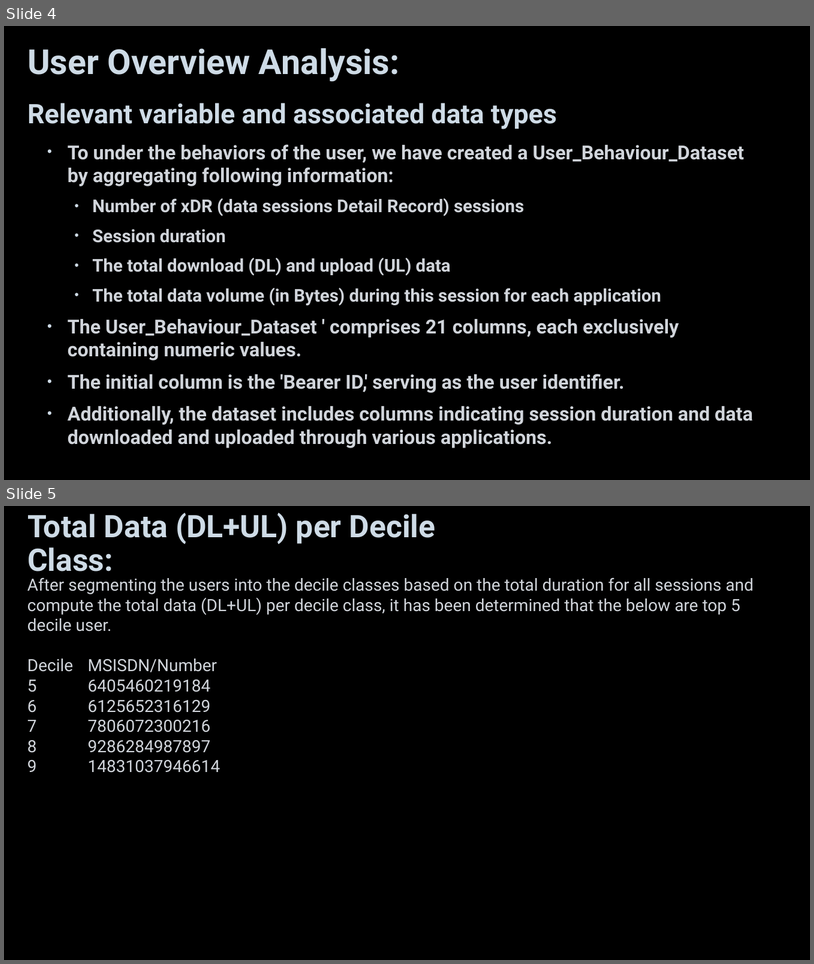
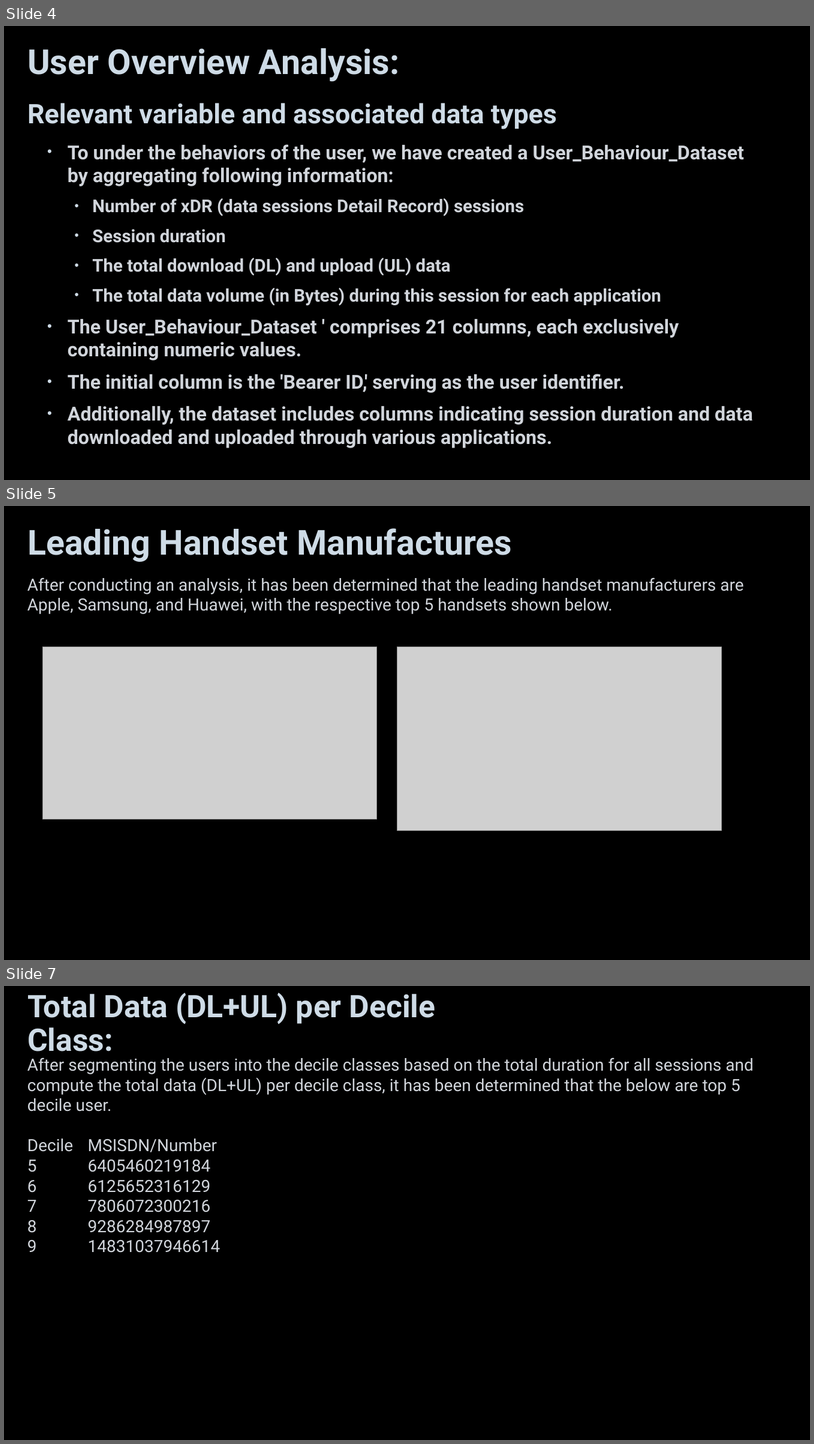
Before and after one commit to gauravkdwivedi/Next-Hike-Project-1, a slide deck: NextHike Project 5/Next Hike Project 5.pptx. Shown one above the other, each under a label of ours: slides 4 and 5 before the commit, slides 4, 5 and 7 after it; the slides between them are not shown. The pictures are 814x964 and 814x1444 pixels, drawn with LibreOffice and Linux fonts; fonts in the diff are those of the drawing; grey boxes stand for pictures; background and template pictures are left out. Boxes give left, top, right and bottom in pixels: in the first picture for what was removed or moved away, otherwise in the second. Text is boxed around its words. In the diff, an @@ line names an element or a change of style, - is before the commit and + after.

```diff
--- a/NextHike Project 5/Next Hike Project 5.pptx
+++ b/NextHike Project 5/Next Hike Project 5.pptx
@@ slide 5 added at bbox=[4, 506, 810, 960], background picture (left out) @@
@@ title added at bbox=[27, 528, 512, 562], 41 pt, text #CEDBE6, bold @@
+Leading Handset Manufactures
@@ text added at bbox=[27, 577, 744, 614], 20 pt, text #D1D5DB @@
+After conducting an analysis, it has been determined that the leading handset manufacturers are Apple, Samsung, and Huawei, with the respective top 5 handsets shown below.
@@ picture added at bbox=[43, 647, 377, 819] @@
@@ picture added at bbox=[398, 647, 723, 830] @@
@@ what was slide 5 is now slide 7 @@
```
Also in this commit, not shown: 1 slide changed, 1 other slide added, 19 other files.
